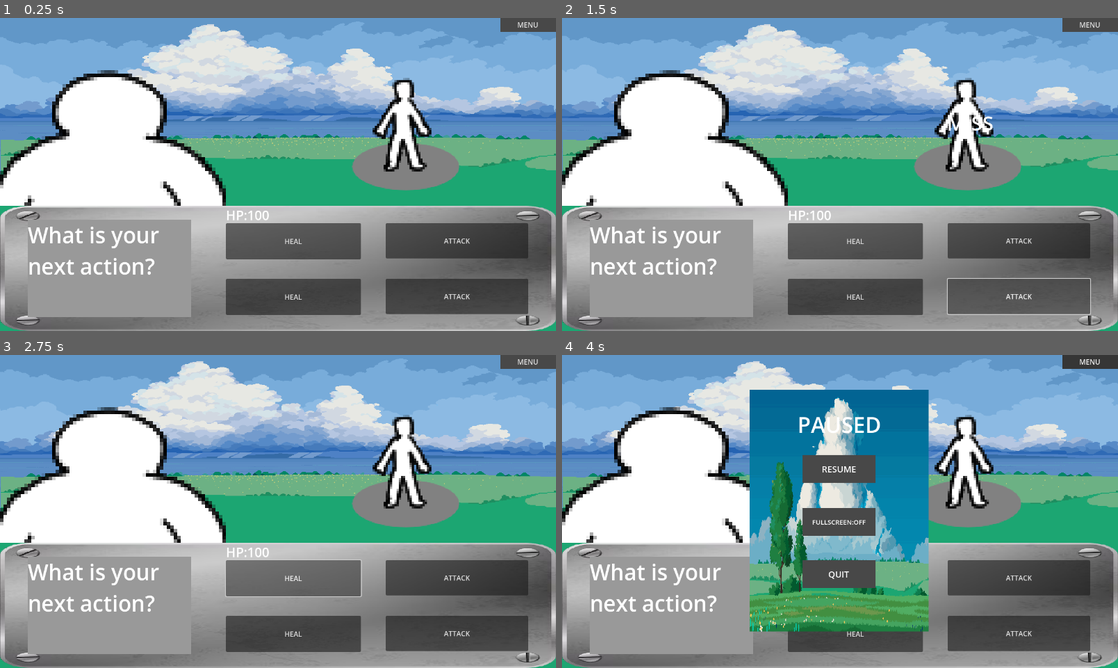
Above: before the commit, frames 1-4 (two rows, left to right).
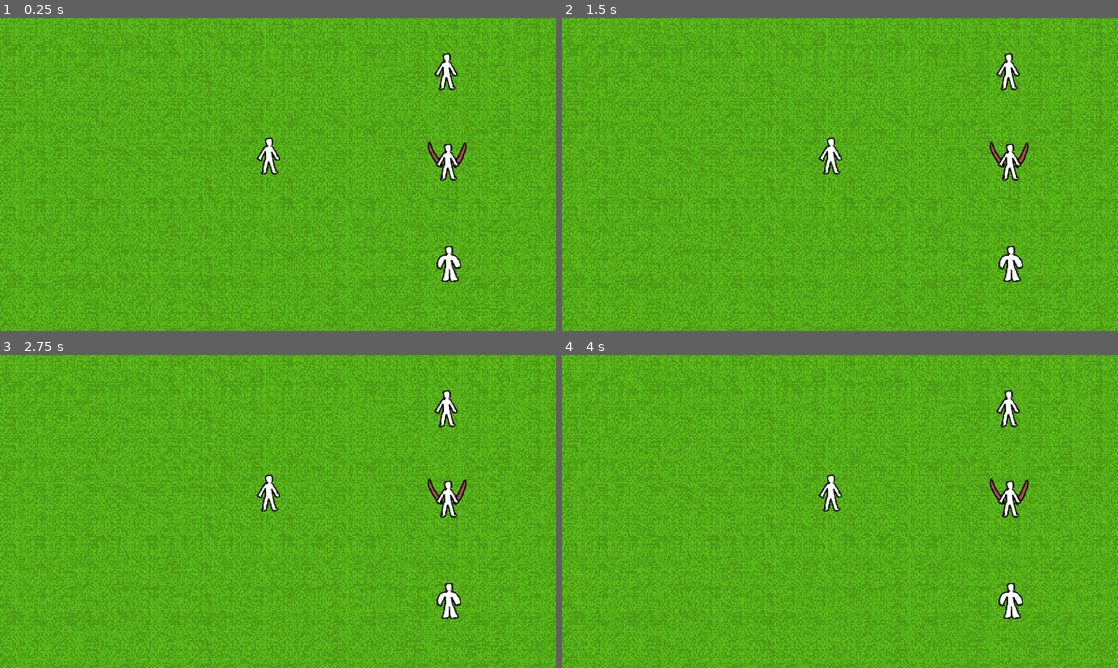
Above: after the commit, the same moments.

Repository: Geo821/Pokemon_Like_Combat_Godot
Game: Godot game, scene res://Scenes/world.tscn
Same seed, same stepped clock (60 frames per second), same inputs: the game is played once before the commit and once after it. Before the commit the project starts from res://Scenes/main.tscn.
Inputs (mouse positions are in pixels of both pictures, inside the frame that each line leads up to):
- Up to frame 1 (0.25 s): no input
- Up to frame 2 (1.5 s): click (1017, 240) at 0.5 s, where only the run before the commit has a clickable "ATTACK"; click (1017, 296) at 1.25 s, where only the run before the commit has a clickable "ATTACK"
- Up to frame 3 (2.75 s): click (294, 577) at 2 s, where only the run before the commit has a clickable "HEAL"
- Up to frame 4 (4 s): click (856, 633) at 2.75 s, where only the run before the commit has a clickable "HEAL"; click (1090, 361) at 3.5 s, where only the run before the commit has a clickable "MENU"

The runs differ from the first frame. In frame 1, 100% of the frame differs, in the area x 0-100%, y 0-100%; in frame 2, 100%; in frame 3, 100%; in frame 4, 100%.

Commit message:
adaugat world
am adugat world (lumea in sine)

Diff:
--- /dev/null
+++ b/PokemonLikeGame/Scenes/enemy_in_world.tscn
@@ -0,0 +1,75 @@
+[gd_scene load_steps=7 format=3 uid="uid://bhxwb1q8e73c0"]
+
+[ext_resource type="Texture2D" uid="uid://ci3ceheh22tuk" path="res://Sprites/enemies/enemy1.png" id="1_sevxt"]
+[ext_resource type="Texture2D" uid="uid://2qs6vwk36nhm" path="res://Sprites/enemies/enemy2.png" id="2_wfvnn"]
+[ext_resource type="Texture2D" uid="uid://b63f3e0k15oxy" path="res://Sprites/enemies/enemy3.png" id="3_3sioi"]
+
+[sub_resource type="GDScript" id="GDScript_xbh4l"]
+script/source = "extends Area2D
+@onready var enemy = $enemy
+@onready var collision_shape_2d = $CollisionShape2D
+
+func _ready():
+	enemy.play(name)
+
+func _process(delta):
+	if Global.hp <= 0 and Global.enemy_fight == name:
+		self.visible = false
+		collision_shape_2d.disabled = true
+func _on_body_entered(body):
+	if body.name == \"player\":
+		Global.hp = Global.hp_max
+		Global.next_scene = \"battle_scene\"
+		Global.can_change_scene = true
+		Global.enemy_fight = name
+
+"
+
+[sub_resource type="CircleShape2D" id="CircleShape2D_xik68"]
+radius = 42.0595
+
+[sub_resource type="SpriteFrames" id="SpriteFrames_4p1ld"]
+animations = [{
+"frames": [{
+"duration": 1.0,
+"texture": ExtResource("1_sevxt")
+}],
+"loop": false,
+"name": &"enemy1",
+"speed": 5.0
+}, {
+"frames": [{
+"duration": 1.0,
+"texture": ExtResource("2_wfvnn")
+}],
+"loop": false,
+"name": &"enemy2",
+"speed": 5.0
+}, {
+"frames": [{
+"duration": 1.0,
+"texture": ExtResource("3_3sioi")
+}],
+"loop": false,
+"name": &"enemy3",
+"speed": 5.0
+}]
+
+[node name="enemy1" type="Area2D"]
+script = SubResource("GDScript_xbh4l")
+
+[node name="CollisionShape2D" type="CollisionShape2D" parent="."]
+shape = SubResource("CircleShape2D_xik68")
+
+[node name="enemy" type="AnimatedSprite2D" parent="."]
+texture_filter = 3
+scale = Vector2(2, 2)
+sprite_frames = SubResource("SpriteFrames_4p1ld")
+animation = &"enemy3"
+frame_progress = 1.0
+
+[node name="Label" type="Label" parent="."]
+offset_right = 40.0
+offset_bottom = 23.0
+
+[connection signal="body_entered" from="." to="." method="_on_body_entered"]
--- /dev/null
+++ b/PokemonLikeGame/Scenes/player.tscn
@@ -0,0 +1,18 @@
+[gd_scene load_steps=4 format=3 uid="uid://bxan2lq3tcamk"]
+
+[ext_resource type="Script" path="res://Scripts/player.gd" id="1_v0k4m"]
+[ext_resource type="Texture2D" uid="uid://ci3ceheh22tuk" path="res://Sprites/enemies/enemy1.png" id="2_p3i6s"]
+
+[sub_resource type="RectangleShape2D" id="RectangleShape2D_avw5l"]
+size = Vector2(14.5, 39.5)
+
+[node name="CharacterBody2D" type="CharacterBody2D"]
+scale = Vector2(2, 2)
+script = ExtResource("1_v0k4m")
+
+[node name="CollisionShape2D" type="CollisionShape2D" parent="."]
+position = Vector2(0.25, 1.25)
+shape = SubResource("RectangleShape2D_avw5l")
+
+[node name="Sprite2D" type="Sprite2D" parent="."]
+texture = ExtResource("2_p3i6s")
--- a/PokemonLikeGame/Scenes/player_attacks_ui.tscn
+++ b/PokemonLikeGame/Scenes/player_attacks_ui.tscn
@@ -116,7 +116,7 @@
 offset_bottom = 105.0
 grow_horizontal = 2
 grow_vertical = 2
-text = "ATTACK"
+text = "SUPER ATTACK"
 
 [node name="heal" type="Button" parent="Panel"]
 layout_mode = 0
@@ -132,7 +132,7 @@
 offset_top = 168.0
 offset_right = 831.0
 offset_bottom = 251.0
-text = "HEAL"
+text = "BLOCK"
 
 [node name="TextureRect" type="TextureRect" parent="."]
 layout_mode = 0
--- /dev/null
+++ b/PokemonLikeGame/Scenes/world.tscn
@@ -0,0 +1,24 @@
+[gd_scene load_steps=4 format=3 uid="uid://dhtc2qmixdeow"]
+
+[ext_resource type="Texture2D" uid="uid://dpxuu05yori2p" path="res://Sprites/verde2.png" id="1_wj3cr"]
+[ext_resource type="PackedScene" uid="uid://bxan2lq3tcamk" path="res://Scenes/player.tscn" id="2_jhvg1"]
+[ext_resource type="PackedScene" uid="uid://bhxwb1q8e73c0" path="res://Scenes/enemy_in_world.tscn" id="3_pkce1"]
+
+[node name="World" type="Node2D"]
+
+[node name="TextureRect" type="TextureRect" parent="."]
+offset_right = 1280.0
+offset_bottom = 720.0
+texture = ExtResource("1_wj3cr")
+
+[node name="player" parent="." instance=ExtResource("2_jhvg1")]
+position = Vector2(619, 316)
+
+[node name="enemy1" parent="." instance=ExtResource("3_pkce1")]
+position = Vector2(1028, 122)
+
+[node name="enemy2" parent="." instance=ExtResource("3_pkce1")]
+position = Vector2(1030, 330)
+
+[node name="enemy3" parent="." instance=ExtResource("3_pkce1")]
+position = Vector2(1033, 563)
--- a/PokemonLikeGame/Scripts/global.gd
+++ b/PokemonLikeGame/Scripts/global.gd
@@ -5,3 +5,13 @@
 var enemy_health = 100
 var defence = 20
 var hp_max=100
+
+var next_scene : String
+var can_change_scene = false
+var enemy_fight : String
+var enemy_dead = [1,1,1]
+func _process(delta):
+	if can_change_scene:
+		if next_scene == "battle_scene":
+			get_tree().change_scene_to_file("res://Scenes/main.tscn")
+			can_change_scene = false
--- /dev/null
+++ b/PokemonLikeGame/Scripts/player.gd
@@ -0,0 +1,8 @@
+extends CharacterBody2D
+
+var speed = 200
+func _physics_process(delta):
+	var direction = Input.get_vector("move_left","move_right","move_up","move_down")
+	velocity = direction * speed
+
+	move_and_slide()
--- a/PokemonLikeGame/Scripts/player_attacks_ui.gd
+++ b/PokemonLikeGame/Scripts/player_attacks_ui.gd
@@ -7,13 +7,11 @@
 
 func _ready():
 	hit.visible = false
-
-	enemy_sprite.play("enemy"+str(randi()%3+1))
-
 func _process(_delta):
 	if Global.hp <= 0:
-		get_tree().quit()
+		get_tree().change_scene_to_file("res://Scenes/world.tscn")
 	hp_text.text = "HP:"+str(Global.hp)
+	enemy_sprite.play(Global.enemy_fight)
 
 func _on_attack_pressed():
 	var chance = randi() % 100 + 1
--- a/PokemonLikeGame/project.godot
+++ b/PokemonLikeGame/project.godot
@@ -11,7 +11,7 @@
 [application]
 
 config/name="Pokemon Like Game"
-run/main_scene="res://Scenes/main.tscn"
+run/main_scene="res://Scenes/world.tscn"
 config/features=PackedStringArray("4.2", "GL Compatibility")
 config/icon="res://Sprites/icon.svg"
 
@@ -37,6 +37,30 @@
 "events": [Object(InputEventKey,"resource_local_to_scene":false,"resource_name":"","device":-1,"window_id":0,"alt_press …(182 unchanged characters)…
 ]
 }
+move_left={
+"deadzone": 0.5,
+"events": [Object(InputEventKey,"resource_local_to_scene":false,"resource_name":"","device":-1,"window_id":0,"alt_pressed":false,"shift_pressed":false,"ctrl_pressed":false,"meta_pressed":false,"pressed":false,"keycode":0,"physical_keycode":65,"key_label":0,"unicode":97,"echo":false,"script":null)
+, Object(InputEventKey,"resource_local_to_scene":false,"resource_name":"","device":-1,"window_id":0,"alt_pressed":false,"shift_pressed":false,"ctrl_pressed":false,"meta_pressed":false,"pressed":false,"keycode":0,"physical_keycode":4194319,"key_label":0,"unicode":0,"echo":false,"script":null)
+]
+}
+move_right={
+"deadzone": 0.5,
+"events": [Object(InputEventKey,"resource_local_to_scene":false,"resource_name":"","device":-1,"window_id":0,"alt_pressed":false,"shift_pressed":false,"ctrl_pressed":false,"meta_pressed":false,"pressed":false,"keycode":0,"physical_keycode":68,"key_label":0,"unicode":100,"echo":false,"script":null)
+, Object(InputEventKey,"resource_local_to_scene":false,"resource_name":"","device":-1,"window_id":0,"alt_pressed":false,"shift_pressed":false,"ctrl_pressed":false,"meta_pressed":false,"pressed":false,"keycode":0,"physical_keycode":4194321,"key_label":0,"unicode":0,"echo":false,"script":null)
+]
+}
+move_up={
+"deadzone": 0.5,
+"events": [Object(InputEventKey,"resource_local_to_scene":false,"resource_name":"","device":-1,"window_id":0,"alt_pressed":false,"shift_pressed":false,"ctrl_pressed":false,"meta_pressed":false,"pressed":false,"keycode":0,"physical_keycode":87,"key_label":0,"unicode":119,"echo":false,"script":null)
+, Object(InputEventKey,"resource_local_to_scene":false,"resource_name":"","device":-1,"window_id":0,"alt_pressed":false,"shift_pressed":false,"ctrl_pressed":false,"meta_pressed":false,"pressed":false,"keycode":0,"physical_keycode":4194320,"key_label":0,"unicode":0,"echo":false,"script":null)
+]
+}
+move_down={
+"deadzone": 0.5,
+"events": [Object(InputEventKey,"resource_local_to_scene":false,"resource_name":"","device":-1,"window_id":0,"alt_pressed":false,"shift_pressed":false,"ctrl_pressed":false,"meta_pressed":false,"pressed":false,"keycode":0,"physical_keycode":83,"key_label":0,"unicode":115,"echo":false,"script":null)
+, Object(InputEventKey,"resource_local_to_scene":false,"resource_name":"","device":-1,"window_id":0,"alt_pressed":false,"shift_pressed":false,"ctrl_pressed":false,"meta_pressed":false,"pressed":false,"keycode":0,"physical_keycode":4194322,"key_label":0,"unicode":0,"echo":false,"script":null)
+]
+}
 
 [rendering]
 
Binary file added: PokemonLikeGame/Sprites/verde2.png
Not shown, added: PokemonLikeGame/Sprites/verde2.png.import
